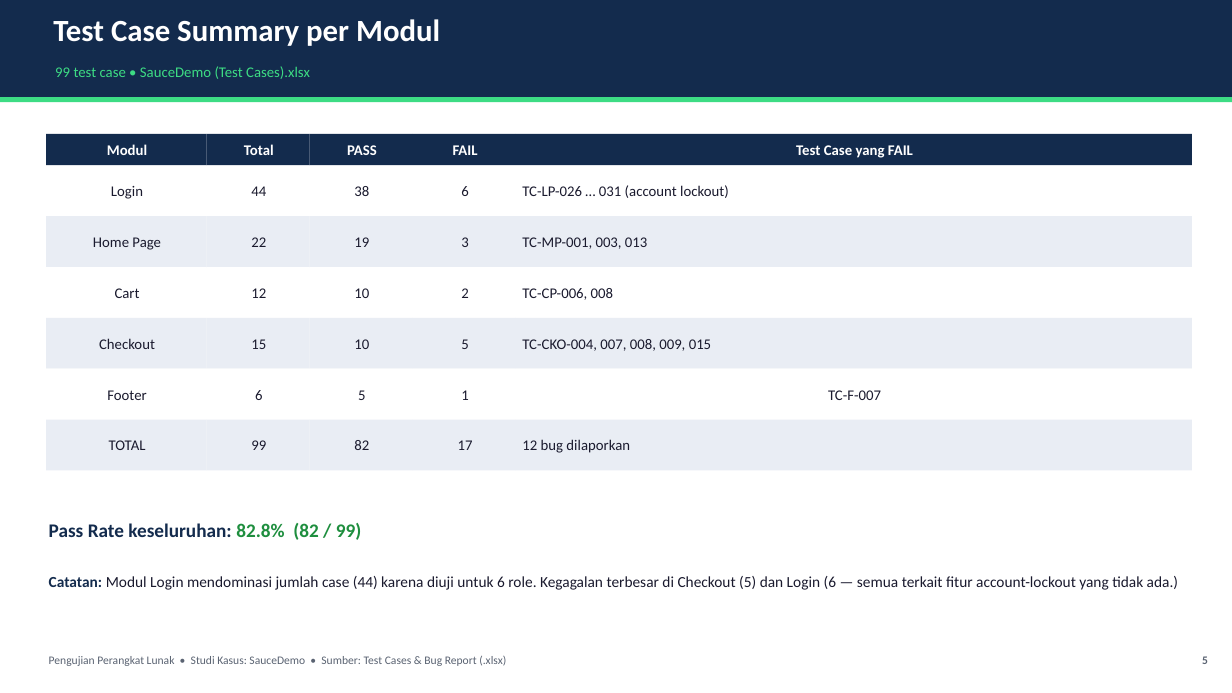
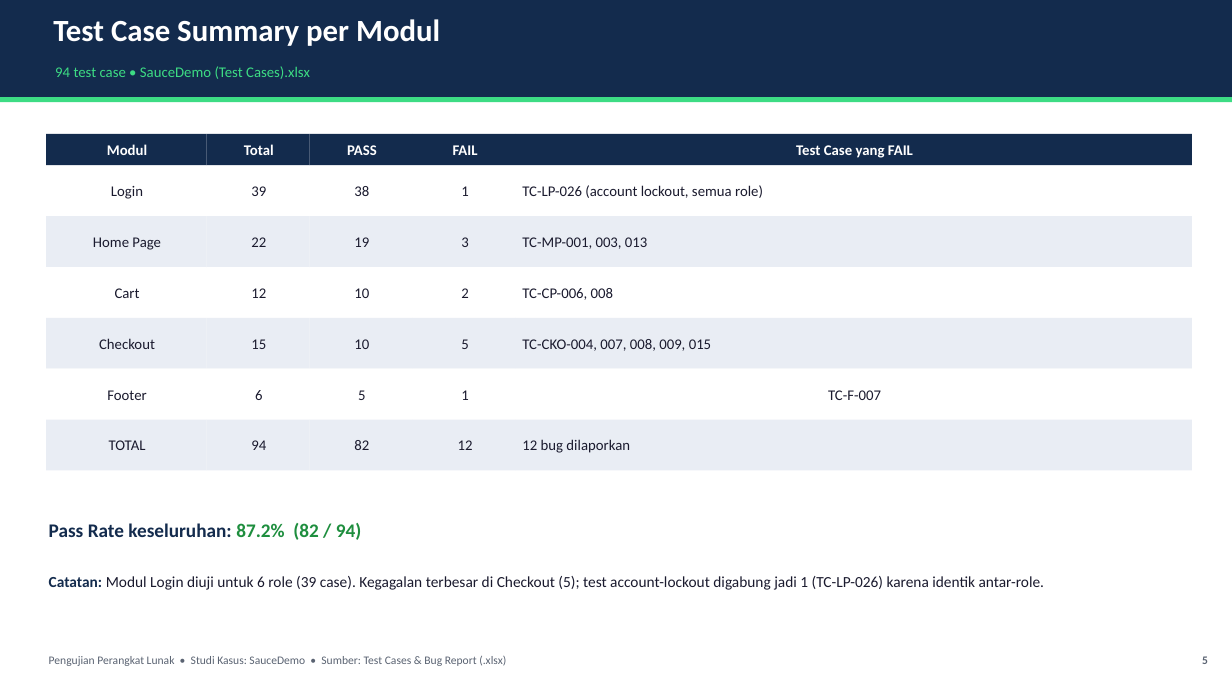
Before and after one commit to Zetakai/software-testing, a slide deck: slide 5 of SauceDemo_Test_Report.pptx. Drawn at 1232x693 pixels with LibreOffice and Linux fonts; fonts in the diff are those of the drawing. Boxes give left, top, right and bottom in pixels: in the first picture for what was removed or moved away, otherwise in the second. Text is boxed around its words. In the diff, an @@ line names an element or a change of style, - is before the commit and + after.

Commit message:
Dedupe account-lockout test cases (026-031 -> TC-LP-026); 17 fail -> 12
Per-role lockout cases identical after Role column dropped; merged to one.
Totals now 94 cases / 82 PASS / 12 FAIL (87.2%), 1:1 with 12 bugs.
Updated xlsx, deck, README.

```diff
--- a/SauceDemo_Test_Report.pptx
+++ b/SauceDemo_Test_Report.pptx
@@ text at (55,66,310,79): text changed @@
-99 test case • SauceDemo (Test Cases).xlsx
+94 test case • SauceDemo (Test Cases).xlsx
@@ text in rectangle at (251,186,266,196): text changed @@
-44
+39
@@ text in rectangle at (461,186,468,196): text changed @@
-6
+1
@@ text in rectangle at (522,185,763,198): text changed @@
-TC-LP-026 … 031 (account lockout)
+TC-LP-026 (account lockout, semua role)
@@ text in rectangle at (251,440,266,450): text changed @@
-99
+94
@@ text in rectangle at (458,440,473,450): text changed @@
-17
+12
@@ text at (49,523,361,540): text changed @@
-Pass Rate keseluruhan: 82.8% (82 / 99)
+Pass Rate keseluruhan: 87.2% (82 / 94)
@@ text at (49,576,1045,590): text changed @@
-Catatan: Modul Login mendominasi jumlah case (44) karena diuji untuk 6 role. Kegagalan terbesar di Checkout (5) dan Login (6 — semua terkait fitur account-lockout yang tidak ada.)
+Catatan: Modul Login diuji untuk 6 role (39 case). Kegagalan terbesar di Checkout (5); test account-lockout digabung jadi 1 (TC-LP-026) karena identik antar-role.
```
Also in this commit, not shown: 6 other slides changed, 4 other files.
